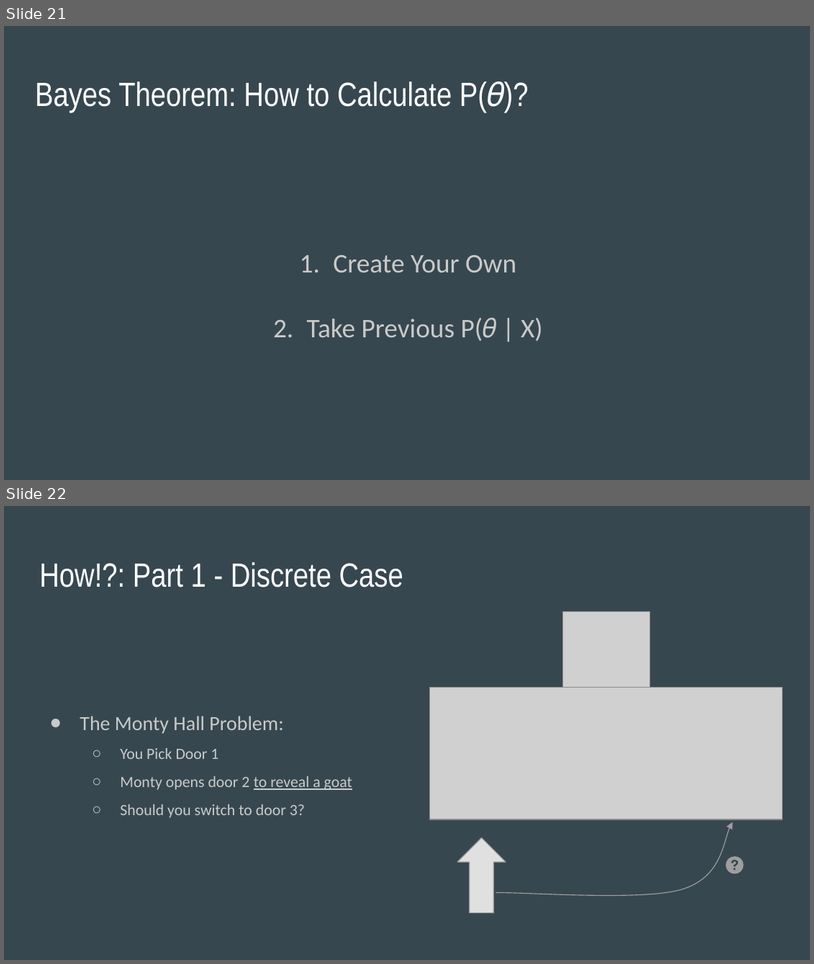
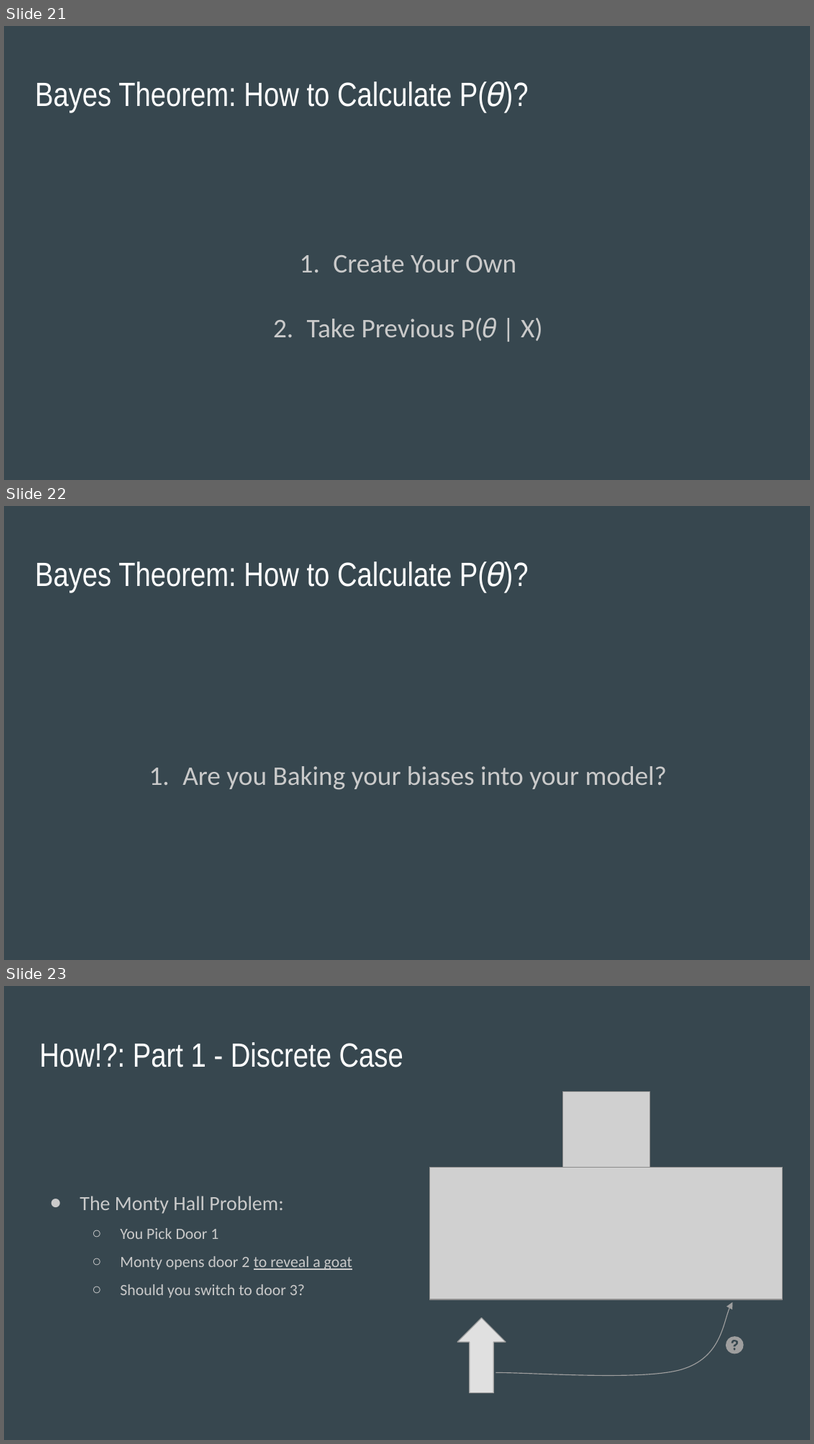
Before and after one commit to SThornewillvE/Hamburg_DS_Meetup_Bayesian-Stats_Intro, a slide deck: slides/intro_to_bayes_slides.pptx. Shown one above the other, each under a label of ours: slides 21 and 22 before the commit, slides 21, 22 and 23 after it. The pictures are 814x964 and 814x1444 pixels, drawn with LibreOffice and Linux fonts; fonts in the diff are those of the drawing; grey boxes stand for pictures. Boxes give left, top, right and bottom in pixels: in the first picture for what was removed or moved away, otherwise in the second. Text is boxed around its words. In the diff, an @@ line names an element or a change of style, - is before the commit and + after.

```diff
--- a/slides/intro_to_bayes_slides.pptx
+++ b/slides/intro_to_bayes_slides.pptx
@@ slide 22 added at box(4, 506, 810, 960), background #37474F @@
@@ title added at box(35, 561, 505, 593), 30 pt, text #FFFFFF @@
+Bayes Theorem: How to Calculate P(𝜃)?
@@ text added at box(183, 766, 667, 790), 24 pt, text #CACACA @@
+1. Are you Baking your biases into your model?
@@ what was slide 22 is now slide 23 @@
```
Also in this commit, not shown: 2 slides changed, 4 other slides added, 1 other file.
